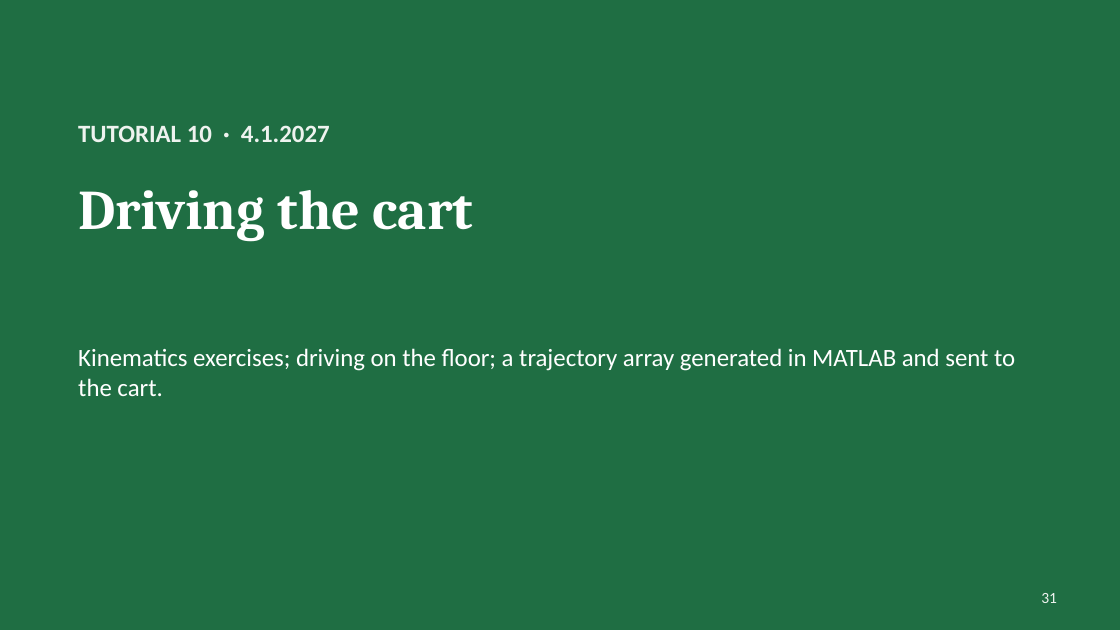
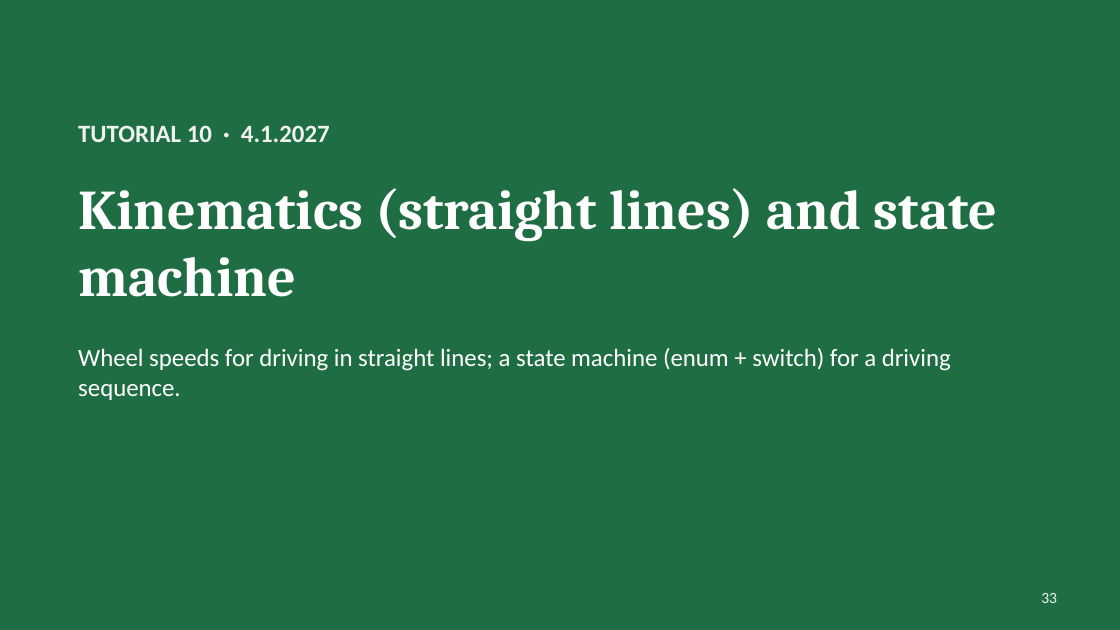
Before and after one commit to Yohai-ack/MP, a slide deck: slide 33 of tutorials/MP_tutorials_2026.pptx (slide 31 before the commit). Drawn at 1120x630 pixels with LibreOffice and Linux fonts; fonts in the diff are those of the drawing. Boxes give left, top, right and bottom in pixels: in the first picture for what was removed or moved away, otherwise in the second. Text is boxed around its words. In the diff, an @@ line names an element or a change of style, - is before the commit and + after.

```diff
--- a/tutorials/MP_tutorials_2026.pptx
+++ b/tutorials/MP_tutorials_2026.pptx
@@ title at [78,188,997,297]: text changed @@
-Driving the cart
+Kinematics (straight lines) and state machine
@@ text at [78,348,951,400]: text changed @@
-Kinematics exercises; driving on the floor; a trajectory array generated in MATLAB and sent to the cart.
+Wheel speeds for driving in straight lines; a state machine (enum + switch) for a driving sequence.
@@ page number at [1041,593,1057,603]: text changed @@
-31
+33
```
Also in this commit, not shown: 5 other slides changed, 4 slides added, 2 slides removed, 3 other files.
